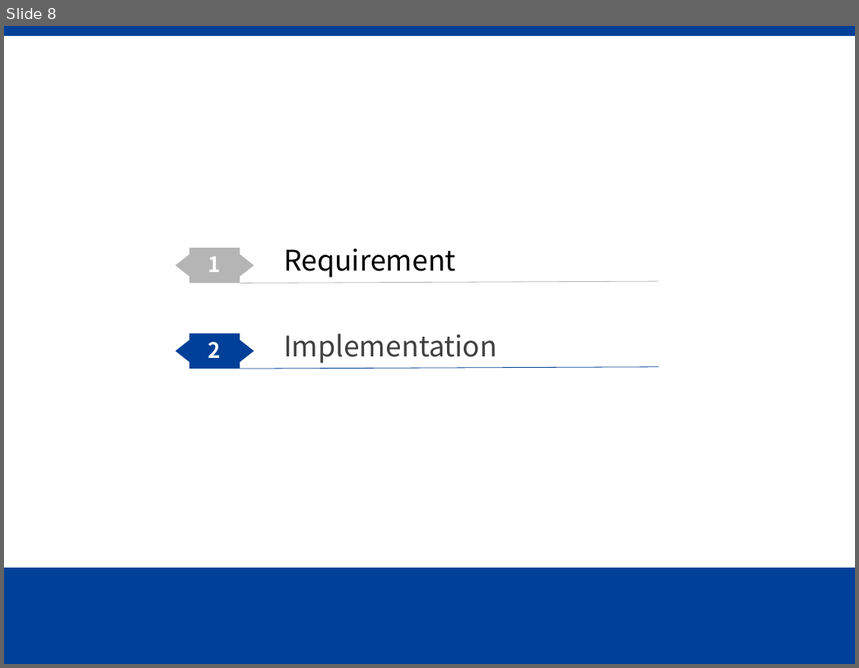
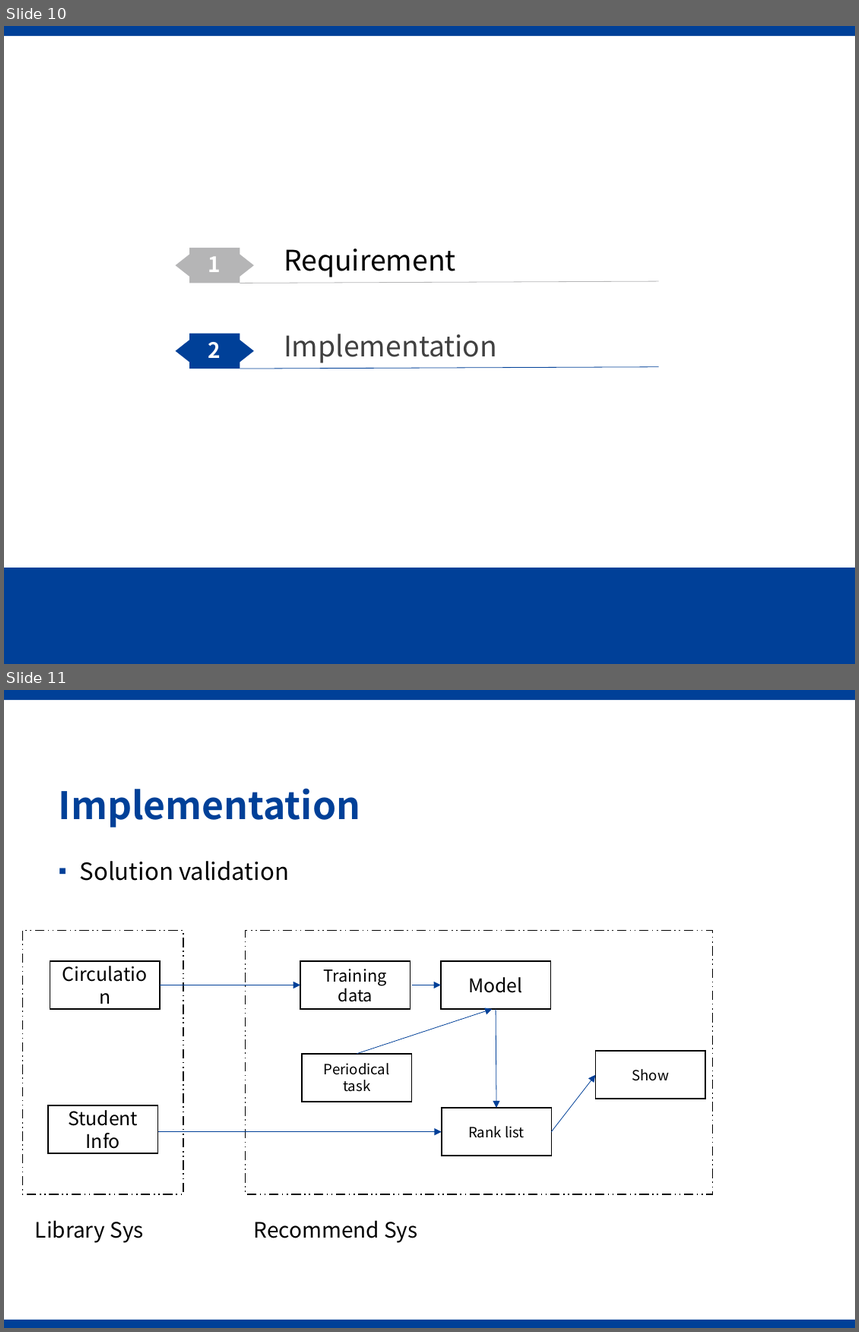
Before and after one commit to devotedtaylor/myRepo, a slide deck: 软件创新课程演示.pptx. Shown one above the other, each under a label of ours: slide 8 before the commit, slides 10 and 11 after it. The pictures are 859x668 and 859x1332 pixels, drawn with LibreOffice and Linux fonts; fonts in the diff are those of the drawing; background and template pictures are left out. Boxes give left, top, right and bottom in pixels: in the first picture for what was removed or moved away, otherwise in the second. Text is boxed around its words. In the diff, an @@ line names an element or a change of style, - is before the commit and + after.

```diff
--- a/软件创新课程演示.pptx
+++ b/软件创新课程演示.pptx
@@ slide 11 added at (4,690,855,1328), background #FFFFFF; not listed: 1 template element that a slide beside it also shows @@
@@ title added at (59,788,360,828), 32 pt, text #004098, bold @@
+Implementation
@@ text added at (80,861,289,881), 20 pt, text #000000 @@
+▪ Solution validation
@@ rectangle added at (23,931,183,1195), fill #FFFFFF, outline #000000 1 pt dashed @@
@@ rectangle added at (246,931,713,1195), fill #FFFFFF, outline #000000 1 pt dashed @@
@@ rectangle added at (50,961,160,1009), fill #FFFFFF, outline #000000 1 pt, 16 pt, text #000000 @@
+Circulation
@@ rectangle added at (300,961,410,1009), fill #FFFFFF, outline #000000 1 pt, 14 pt, text #000000 @@
+Training data
@@ rectangle added at (441,961,550,1009), fill #FFFFFF, outline #000000 1 pt, 16 pt, text #000000 @@
+Model
@@ arrow added from (160, 986) to (300, 986), #004098 0.5 pt @@
@@ arrow added from (411, 986) to (441, 986), #004098 0.5 pt @@
@@ arrow added from (357, 1053) to (493, 1009), #004098 0.5 pt @@
@@ arrow added from (496, 1009) to (496, 1108), #004098 0.5 pt @@
@@ rectangle added at (302,1053,411,1101), fill #FFFFFF, outline #000000 1 pt, 12 pt, text #000000 @@
+Periodical task
@@ rectangle added at (595,1051,705,1099), fill #FFFFFF, outline #000000 1 pt, 12 pt, text #000000 @@
+Show
@@ arrow added from (551, 1132) to (595, 1075), #004098 0.5 pt @@
@@ rectangle added at (48,1106,158,1153), fill #FFFFFF, outline #000000 1 pt, 16 pt, text #000000 @@
+Student Info
@@ rectangle added at (442,1108,551,1156), fill #FFFFFF, outline #000000 1 pt, 12 pt, text #000000 @@
+Rank list
@@ arrow added from (158, 1132) to (442, 1132), #004098 0.5 pt @@
@@ text added at (35,1220,143,1243), 18 pt, text #000000 @@
+Library Sys
@@ text added at (254,1220,417,1243), 18 pt, text #000000 @@
+Recommend Sys
@@ rectangle added at (4,1320,855,1328), fill #004098 @@
@@ what was slide 8 is now slide 10 @@
```
Also in this commit, not shown: 3 slides changed, 2 other slides added, 1 slide removed.
